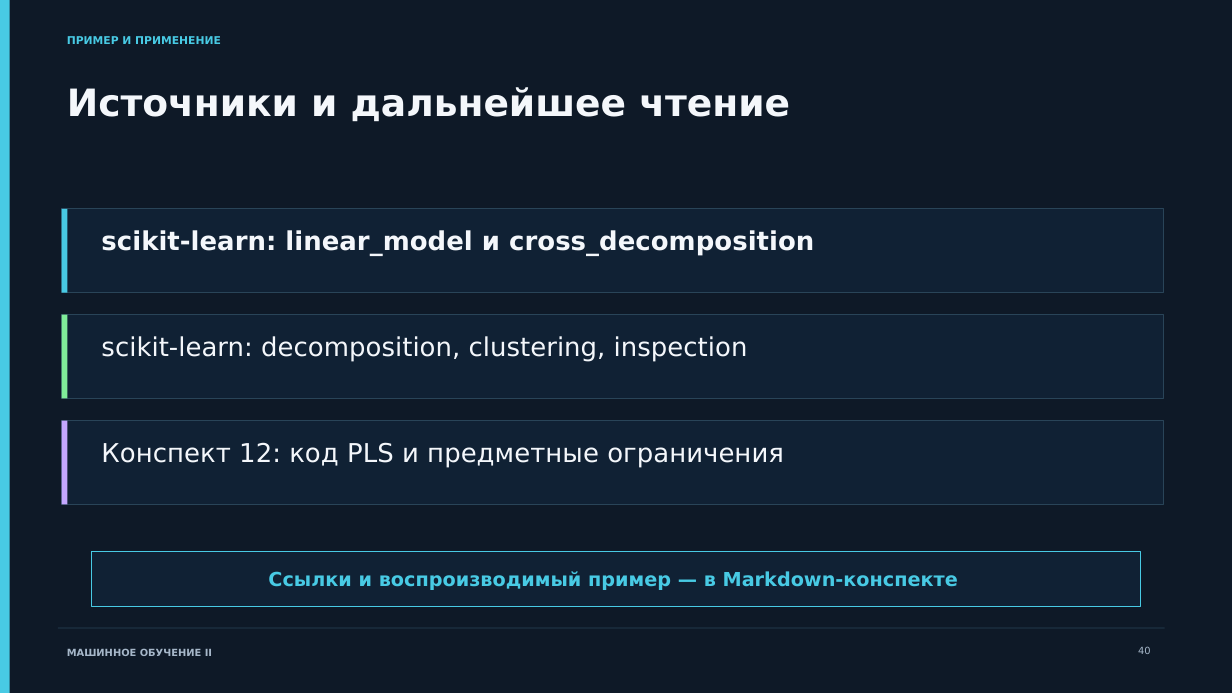
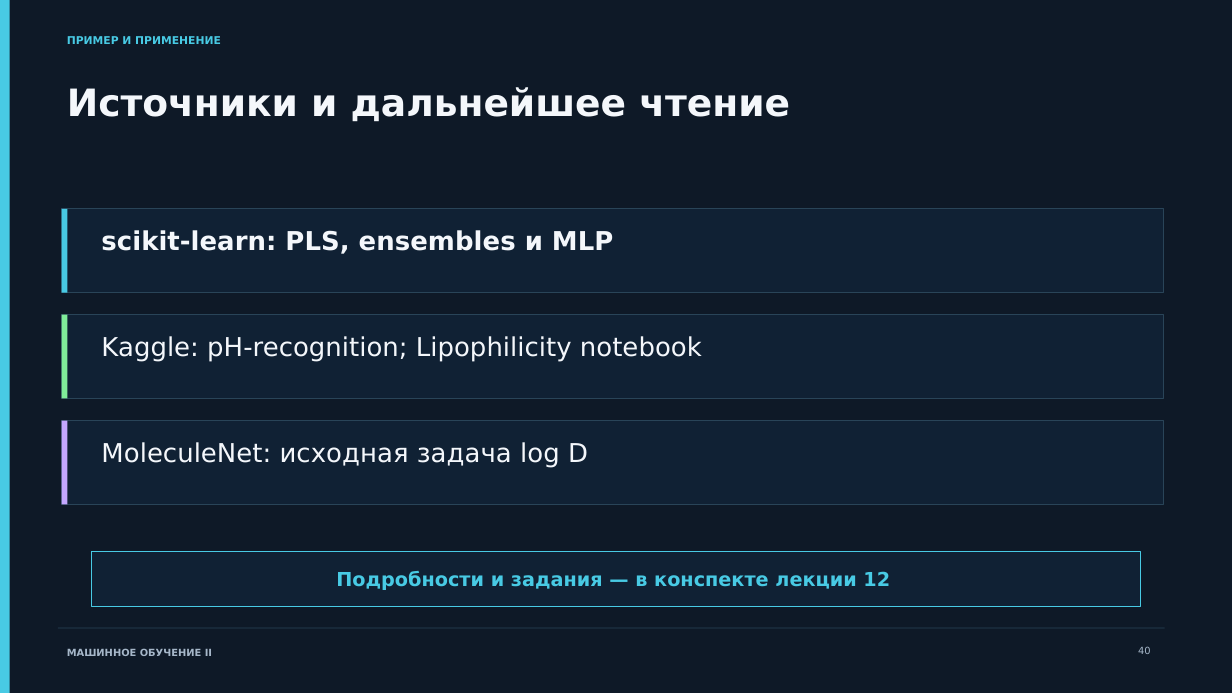
Before and after one commit to ashrpv/computer_science_in_nanoscience, a slide deck: slide 40 of slides/12-ml-methods_and_experiment.pptx. Drawn at 1232x693 pixels with LibreOffice and Linux fonts; fonts in the diff are those of the drawing. Boxes give left, top, right and bottom in pixels: in the first picture for what was removed or moved away, otherwise in the second. Text is boxed around its words. In the diff, an @@ line names an element or a change of style, - is before the commit and + after.

```diff
--- a/slides/12-ml-methods_and_experiment.pptx
+++ b/slides/12-ml-methods_and_experiment.pptx
@@ text at (x1=101, y1=230, x2=613, y2=254): text changed @@
-scikit-learn: linear_model и cross_decomposition
+scikit-learn: PLS, ensembles и MLP
@@ text at (x1=101, y1=336, x2=702, y2=362): text changed @@
-scikit-learn: decomposition, clustering, inspection
+Kaggle: pH-recognition; Lipophilicity notebook
@@ text at (x1=101, y1=442, x2=588, y2=468): text changed @@
-Конспект 12: код PLS и предметные ограничения
+MoleculeNet: исходная задача log D
@@ text at (x1=336, y1=571, x2=890, y2=590): text changed @@
-Ссылки и воспроизводимый пример — в Markdown-конспекте
+Подробности и задания — в конспекте лекции 12
```
Also in this commit, not shown: 19 other slides changed, 1 slide added, 1 slide removed, 4 other files.
